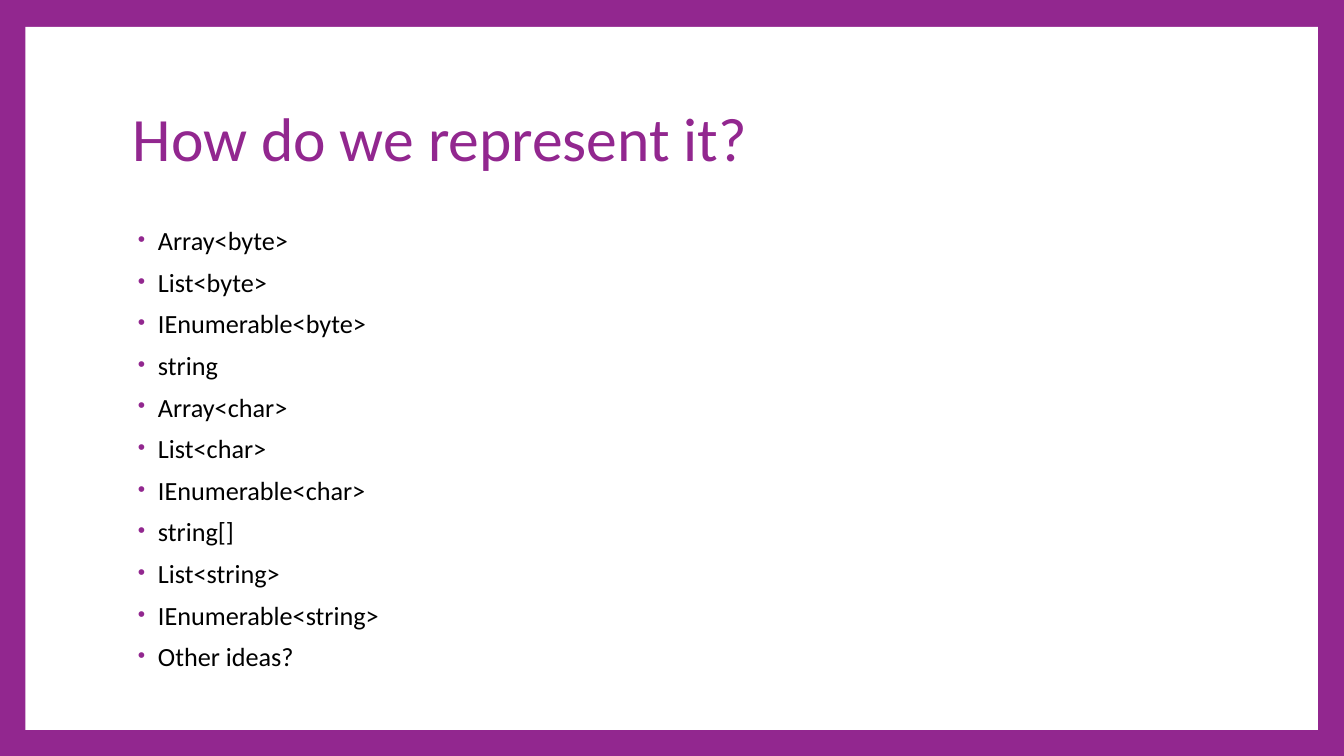
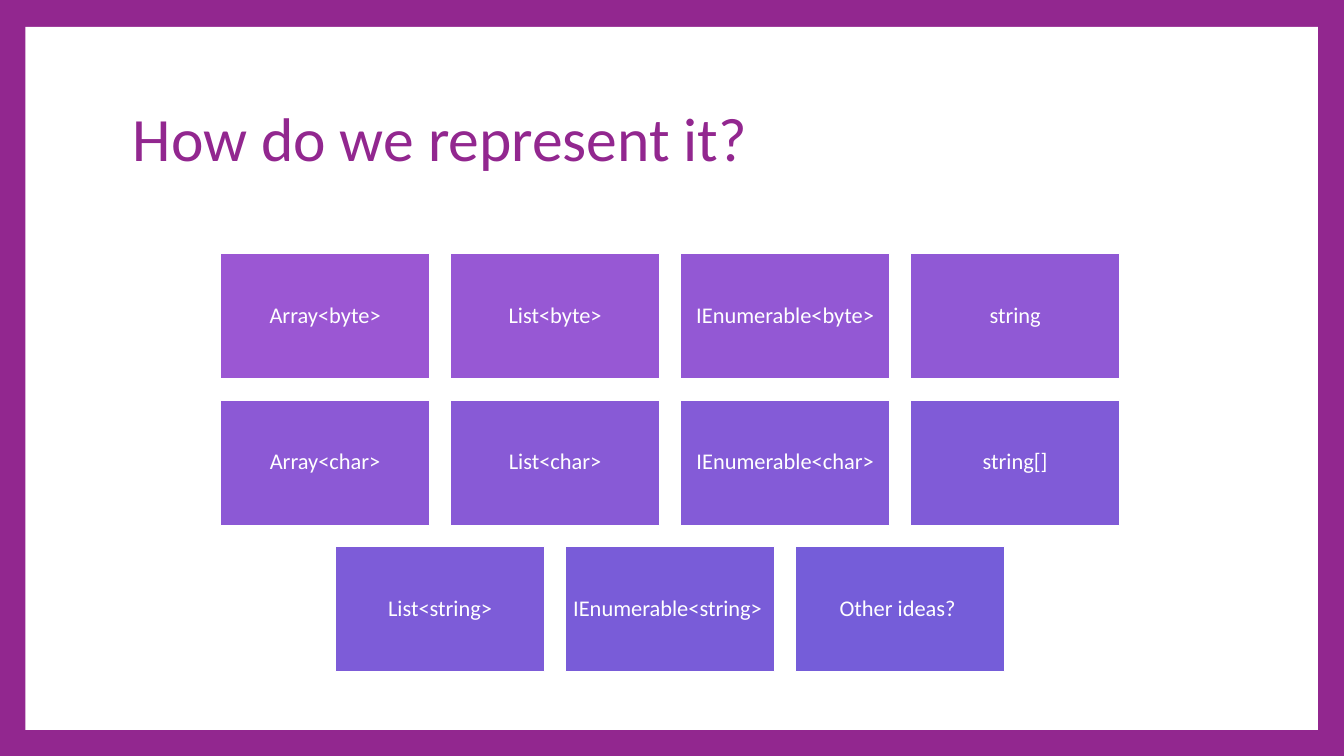
Before and after one commit to cdiggins/cs321, a slide deck: slide 28 of class-notes/cs321-winter-2023-lecture-7.pptx (slide 31 before the commit). Drawn at 1344x756 pixels with LibreOffice and Linux fonts; fonts in the diff are those of the drawing. Boxes give left, top, right and bottom in pixels: in the first picture for what was removed or moved away, otherwise in the second. Text is boxed around its words. In the diff, an @@ line names an element or a change of style, - is before the commit and + after.

```diff
--- a/class-notes/cs321-winter-2023-lecture-7.pptx
+++ b/class-notes/cs321-winter-2023-lecture-7.pptx
@@ text removed at [158, 231, 379, 666] @@
-• Array<byte>
-• List<byte>
-• IEnumerable<byte>
-• string
-• Array<char>
-• List<char>
-• IEnumerable<char>
-• string[]
-• List<string>
-• IEnumerable<string>
-• Other ideas?
@@ group added at [220, 253, 1120, 672]: 11 rectangles, 11 texts @@
+Array<byte>
+List<byte>
+IEnumerable<byte>
+string
+Array<char>
+List<char>
+IEnumerable<char>
+string[]
+List<string>
+IEnumerable<string>
+Other ideas?
```
Also in this commit, not shown: 20 other slides changed, 3 slides added, 6 slides removed, 1 other file.
